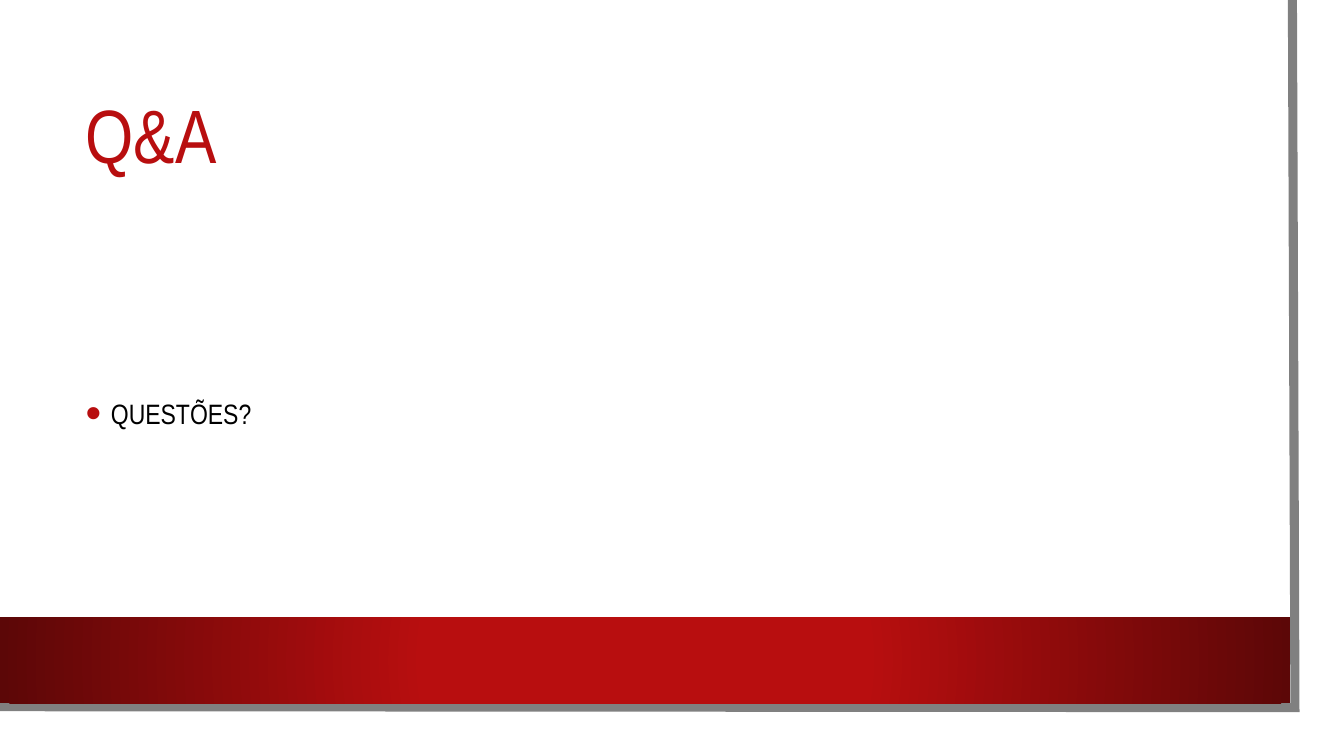
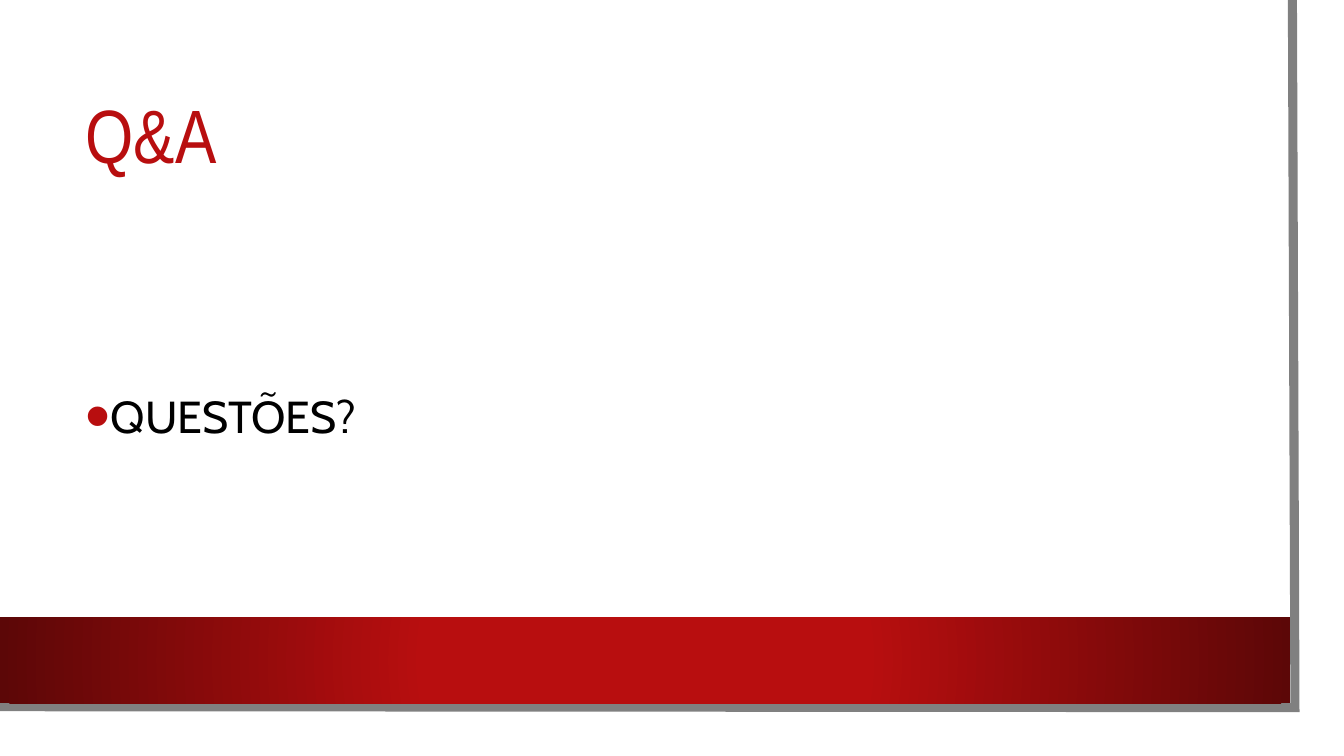
Before and after one commit to PedroRomanoBarbosa/DJCO, a slide deck: slide 18 of Documentos/Apresentacao.pptx (slide 16 before the commit). Drawn at 1344x756 pixels with LibreOffice and Linux fonts; fonts in the diff are those of the drawing; background and template pictures are left out. Boxes give left, top, right and bottom in pixels: in the first picture for what was removed or moved away, otherwise in the second. Text is boxed around its words. In the diff, an @@ line names an element or a change of style, - is before the commit and + after.

```diff
--- a/Documentos/Apresentacao.pptx
+++ b/Documentos/Apresentacao.pptx
@@ text "QUESTÕES?" at bbox=[111, 395, 357, 434]: size 20 to 32 pt, font Arial Narrow to Cabin @@
```
Also in this commit, not shown: 12 other slides changed, 2 slides added.
